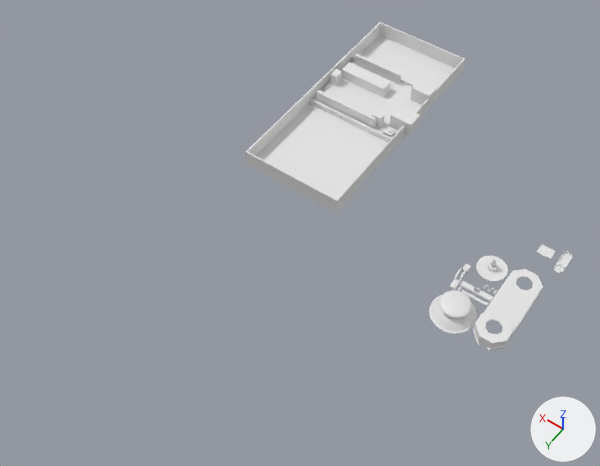
The Blender file BlenderFilesKH/WIP_Arduino_Case_V2.blend: old version first, new version second.
Rendered twice from a 50 mm camera at (-179.0, 341.0, 410.0) aimed at (7.0, 80.0, 0.0). The lights are fixed; the arrows at lower right show +X, +Y and +Z. The picture after the commit comes second.

The first picture shows 'Arduino_UNO_R3_ELEGOO', 'Button', 'CasingTop', 'Cube', 'JoystickHead' and 4 more.
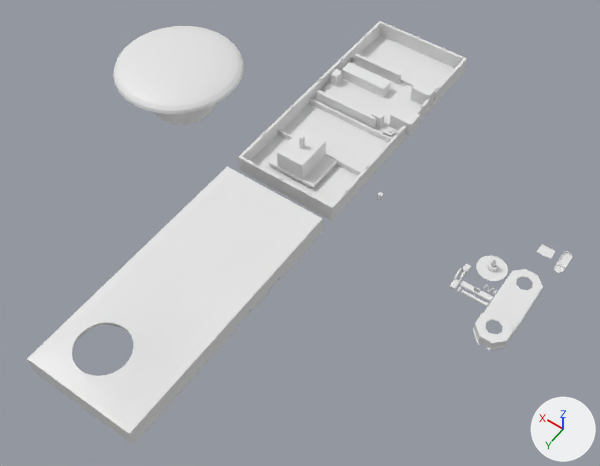
What differs and where, as boxes [x1, y1, x2, y2] in the pictures (600 x 466 px):
'Top_Casing_Proto_V2', added: after [27, 166, 323, 445]
'Cube', reshaped, moved: before [245, 22, 465, 213]; after [238, 21, 467, 221]
'JoystickHead', reshaped, moved, rescaled (169% wider, 122% taller): before [429, 290, 477, 334]; after [113, 26, 244, 125]
'Joystick', added: after [269, 129, 337, 188]
part 2 of me_cube_001, built on: before [245, 22, 465, 212]; after [238, 21, 467, 221]

The change, as a list of edits to the scene's bpy script:
```text
Change me_joystickhead:
    used by ob_joystickhead; location = (-124.4, 76.4, 0.0); rotation_euler = (1.571, 0.0, 0.0), in degrees (90, 0, 0)
    remove me_joystickhead.from_pydata(...)  # 737 vertices, 737 faces; spans x 11.1..38.9, y -0.3..11.7, z -13.9..13.9
    add me_joystickhead.from_pydata(...)  # 737 vertices, 737 faces; spans x -26.4..26.4, y -11.2..12.2, z -26.4..26.4
    me_joystickhead part 1: 737 of 737 vertices moved; they spanned x 11.1..38.9, y -0.3..11.7, z -13.9..13.9 and now span x -26.4..26.4, y -11.2..12.2, z -26.4..26.4; mean shift (-25.0, -6.9, 0.0)
Change me_cube_001:
    used by ob_cube; location = (0.0, -20.5, -0.3); scale = (1.0, 1.0, 0.232)
    remove me_cube_001.from_pydata(...)  # 1008 vertices, 874 faces; spans x -2.0..71.0, y -93.0..73.0, z -1.0..49.0
    add me_cube_001.from_pydata(...)  # 2080 vertices, 1788 faces; spans x -40.0..35.0, y -101.0..73.0, z -25.0..38.0
    me_cube_001 part 2: 240 vertices removed from x -2.0..71.0, y -93.0..73.0, z -1.0..49.0; 544 vertices added at x -40.0..35.0, y -101.0..73.0, z -25.0..38.0
    me_cube_001 part 3: the surface is now shaded smooth
    other edits to the shape of me_cube_001 do not show in these pictures
Add me_cube_002:
    me_cube_002.from_pydata(...)  # 1512 vertices, 1330 faces; spans x -35.0..40.0, y -93.0..81.0, z -5.0..14.0
    me_cube_002.polygons.foreach_set('use_smooth', [True] * 1330)
Add me_cube:
    me_cube.from_pydata(...)  # a box spanning x -18.6..17.4, y -13.7..13.8, z -10.3..-7.9; a box spanning x -9.6..10.4, y -13.1..13.4, z -7.9..5.6; a box spanning x -0.7..1.3, y -1.7..1.3, z 5.7..14.7
Change ob_joystickhead:
    ob_joystickhead.location: (-124.4, 76.4, 0.0) -> (142.6, 32.8, 20.5)
    ob_joystickhead.scale: (1.0, 1.0, 1.0) -> (1.68, 1.68, 1.68)
Change ob_cube:
    ob_cube.location: (0.0, -20.5, -0.3) -> (37.0, -13.7, 3.7)
Add ob_top_casing_proto_v2:
    ob_top_casing_proto_v2 = bpy.data.objects.new('Top_Casing_Proto_V2', me_cube_002)
    ob_top_casing_proto_v2.location = (32.0, 163.7, 2.7)
Add ob_joystick:
    ob_joystick = bpy.data.objects.new('Joystick', me_cube)
    ob_joystick.location = (39.2, 33.0, 12.2)
```
